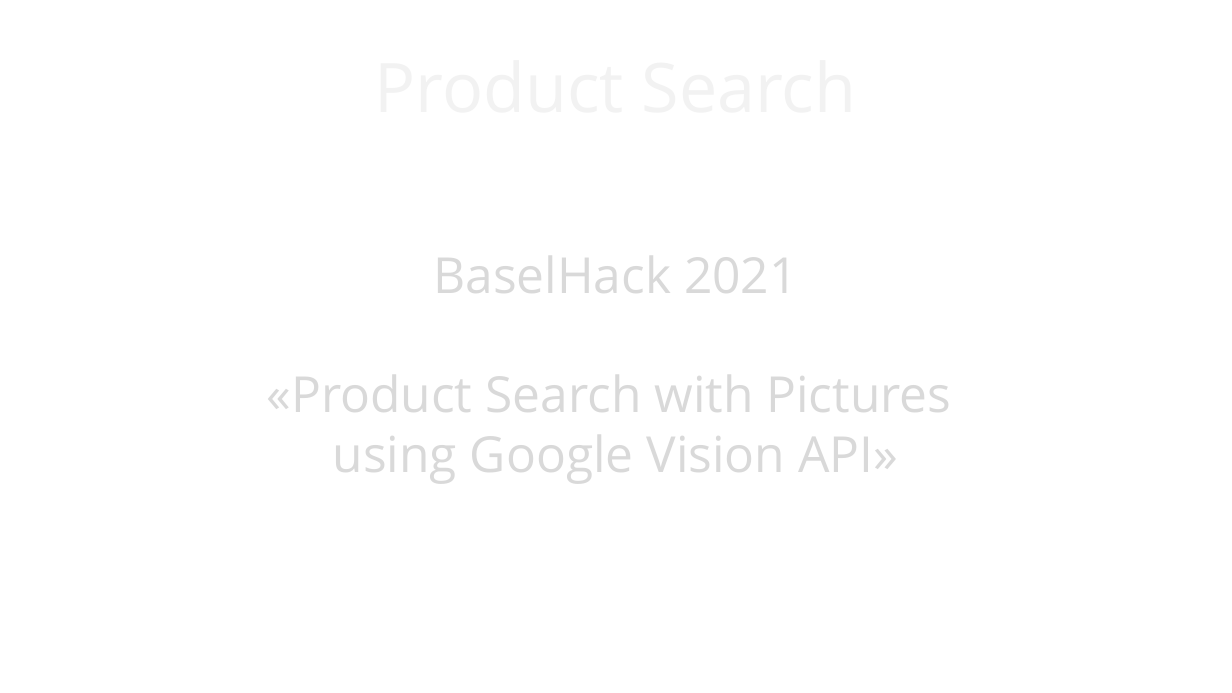
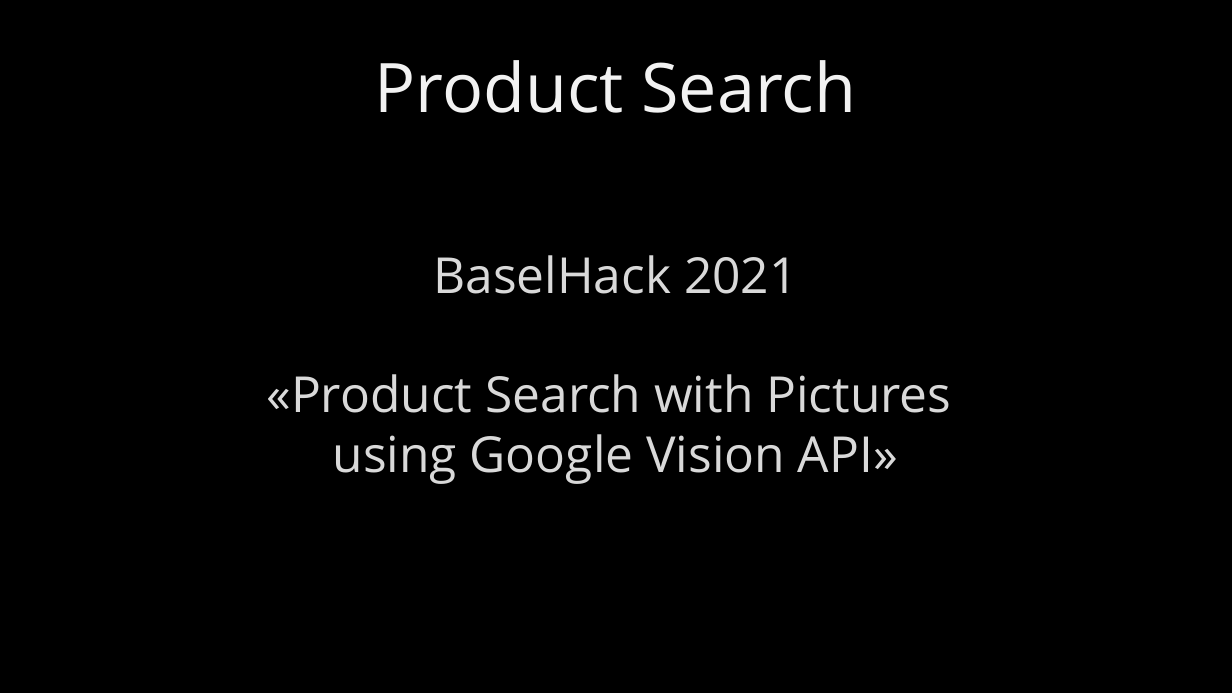
Before and after one commit to BaselHack/2021-team-5, a slide deck: slide 1 of presentation/presentation_v1.pptx. Drawn at 1232x693 pixels with LibreOffice and Linux fonts; fonts in the diff are those of the drawing. Boxes give left, top, right and bottom in pixels: in the first picture for what was removed or moved away, otherwise in the second. Text is boxed around its words. In the diff, an @@ line names an element or a change of style, - is before the commit and + after.

Commit message:
presentation background

```diff
--- a/presentation/presentation_v1.pptx
+++ b/presentation/presentation_v1.pptx
@@ background #FFFFFF to #000000 @@
@@ text added at bbox=[375, 60, 857, 113], 44 pt, text #F2F2F2 @@
+Product Search
@@ text "BaselHack 2021" rewrapped from bbox=[266, 240, 951, 487] to bbox=[266, 255, 951, 484] @@
```
Also in this commit, not shown: 6 other slides changed.
